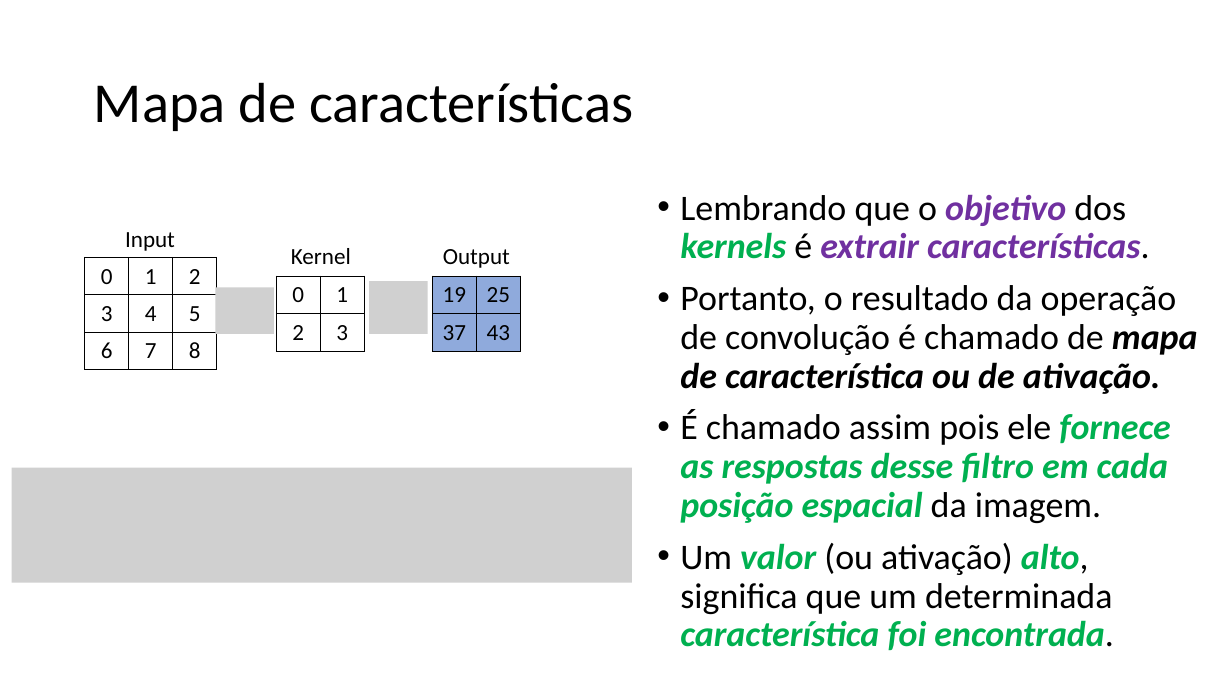
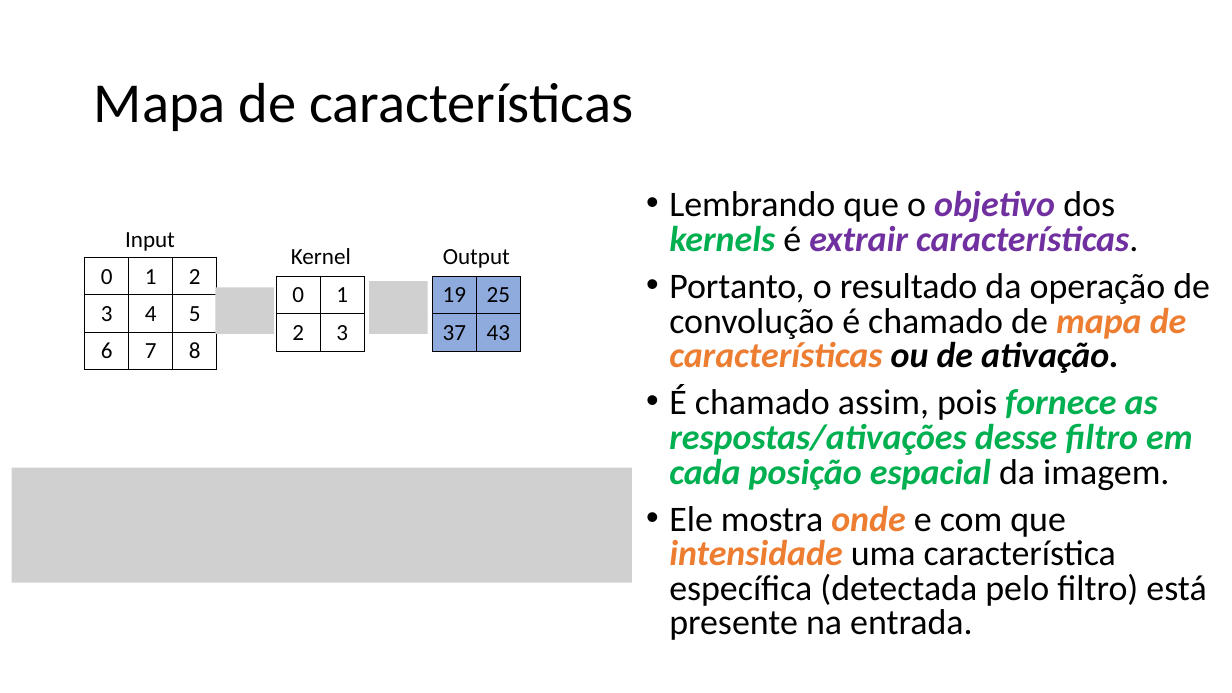
Before and after one commit to zz4fap/tp557-iot-ml, a slide deck: slide 24 of slides/TP557_12_Introduzindo_convoluções.pptx. Drawn at 1232x693 pixels with LibreOffice and Linux fonts; fonts in the diff are those of the drawing; grey boxes stand for pictures. Boxes give left, top, right and bottom in pixels: in the first picture for what was removed or moved away, otherwise in the second. Text is boxed around its words. In the diff, an @@ line names an element or a change of style, - is before the commit and + after.

Commit message:
update of slides

```diff
--- a/slides/TP557_12_Introduzindo_convoluções.pptx
+++ b/slides/TP557_12_Introduzindo_convoluções.pptx
@@ text "Lembrando que o objetivo dos ..." moved from (x1=680, y1=194, x2=1198, y2=651) to (x1=669, y1=190, x2=1210, y2=640) @@
@@ text at (x1=669, y1=190, x2=1138, y2=252): line spacing 0.9 to 0.8 @@
@@ text at (x1=669, y1=273, x2=1210, y2=640): text changed @@
-• Portanto, o resultado da operação de convolução é chamado de mapa de característica ou de ativação.
-• É chamado assim pois ele fornece as respostas desse filtro em cada posição espacial da imagem.
-• Um valor (ou ativação) alto, significa que um determinada característica foi encontrada.
+• Portanto, o resultado da operação de convolução é chamado de mapa de características ou de ativação.
+• É chamado assim, pois fornece as respostas/ativações desse filtro em cada posição espacial da imagem.
+• Ele mostra onde e com que intensidade uma característica específica (detectada pelo filtro) está presente na entrada.
```
Also in this commit, not shown: 11 other slides changed, 1 other file.
